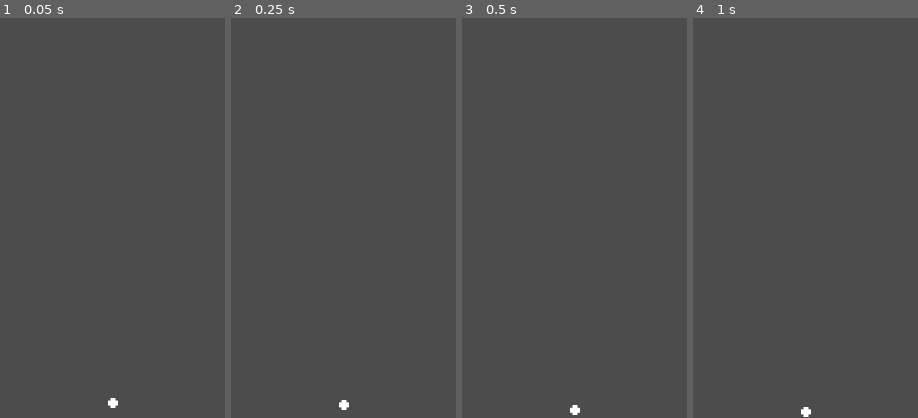
Above: before the commit, frames 1-4 (left to right).
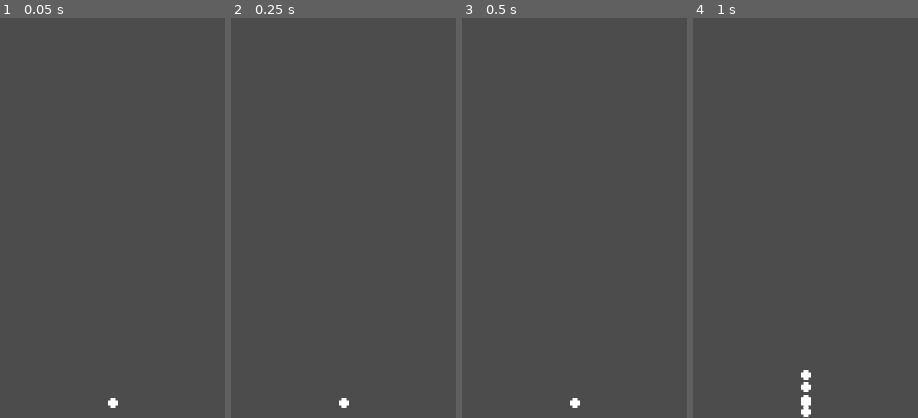
Above: after the commit, the same moments.

Repository: claucambra/BrickBuster
Game: Godot game, scene res://Board.tscn
Two runs of this game, one before a commit and one after it. Both use one fixed random seed, a clock stepped at 60 frames per second and the inputs below.
Inputs (mouse positions are % of the whole screen's width and height, from its top left):
- Up to frame 1 (0.05 s): no input
- Up to frame 2 (0.25 s): no input
- Up to frame 3 (0.5 s): no input
- Up to frame 4 (1 s): move the mouse to (72, 45) at 0.52 s; click (72, 45) at 0.6 s
The pictures show only the part of the screen within x 25-75%, y 50-100%; the shares and areas given below are measured in that part.

The runs differ from the first frame. In frame 2, less than 0.1% of the frame differs, in the area x 48-53%, y 95-98%; in frame 3, 0.1%; in frame 4, 0.3%, in the area x 48-53%, y 88-98%.
Error before the commit: Invalid call. Nonexistent function 'new' in base 'PackedScene'. (res://logic/LaunchInput.gd:40)

Commit message:
Now launches several balls

Diff:
--- a/Ball.tscn
+++ b/Ball.tscn
@@ -1,19 +1,26 @@
-[gd_scene load_steps=4 format=2]
+[gd_scene load_steps=5 format=2]
 
 [ext_resource path="res://logic/Ball.gd" type="Script" id=1]
 [ext_resource path="res://sprites/ball.png" type="Texture" id=2]
 
+[sub_resource type="PhysicsMaterial" id=3]
+friction = 0.0
+bounce = 100.0
+
 [sub_resource type="CircleShape2D" id=2]
 
-[node name="Ball" type="Node2D"]
+[node name="Ball" type="RigidBody2D"]
 position = Vector2( 360, 1256 )
+physics_material_override = SubResource( 3 )
+gravity_scale = 0.0
+linear_damp = 0.0
+angular_damp = 0.0
+script = ExtResource( 1 )
+speed = 1000
 
-[node name="RigidBody2D" type="RigidBody2D" parent="."]
-script = ExtResource( 1 )
-
-[node name="Sprite" type="Sprite" parent="RigidBody2D"]
+[node name="Sprite" type="Sprite" parent="."]
 scale = Vector2( 2, 2 )
 texture = ExtResource( 2 )
 
-[node name="CollisionShape2D" type="CollisionShape2D" parent="RigidBody2D"]
+[node name="CollisionShape2D" type="CollisionShape2D" parent="."]
 shape = SubResource( 2 )
--- a/Board.tscn
+++ b/Board.tscn
@@ -1,6 +1,5 @@
-[gd_scene load_steps=5 format=2]
+[gd_scene load_steps=4 format=2]
 
-[ext_resource path="res://Ball.tscn" type="PackedScene" id=1]
 [ext_resource path="res://logic/LaunchInput.gd" type="Script" id=2]
 
 [sub_resource type="RectangleShape2D" id=1]
@@ -37,8 +36,6 @@
 position = Vector2( -8, 640 )
 shape = SubResource( 2 )
 
-[node name="Ball" parent="." instance=ExtResource( 1 )]
-
 [node name="LaunchControl" type="Control" parent="."]
 margin_right = 720.0
 margin_bottom = 1280.0
@@ -50,3 +47,6 @@
 
 [node name="LaunchLine" type="Line2D" parent="."]
 width = 5.0
+
+[node name="LaunchTimer" type="Timer" parent="."]
+wait_time = 0.1
--- a/logic/Ball.gd
+++ b/logic/Ball.gd
@@ -7,13 +7,13 @@
 # var b = "text"
 
 var held = false
-export var speed = 1
+export var speed = 250
 
 func launch (vector):
 	apply_impulse(Vector2(0,0), vector.normalized() * speed)
 
 # Called when the node enters the scene tree for the first time.
-# func _ready():
+#func _ready():
 
 
 # Called every frame. 'delta' is the elapsed time since the previous frame.
--- a/logic/LaunchInput.gd
+++ b/logic/LaunchInput.gd
@@ -6,18 +6,28 @@
 
 var drag_enabled = false
 var firstClickPosition = Vector2(0,0)
-onready var ball = load("res://Ball.tscn")
+onready var ballScene = load("res://Ball.tscn")
+onready var ball = ballScene.instance()
 onready var line = get_node("../LaunchLine")
+onready var wait = get_node("../LaunchTimer")
 
 # Called when the node enters the scene tree for the first time.
 func _ready():
 	line.add_point(Vector2(0,0), 0)
 	line.add_point(Vector2(0,0), 1)
+	add_child(ball)
 
+func launchBalls(direction, amount):
+	for i in amount:
+		var nextBall = ballScene.instance()
+		add_child(nextBall)
+		nextBall.launch(direction)
+		wait.start()
+		yield(wait, "timeout")
 
 # Called every frame. 'delta' is the elapsed time since the previous frame.
 func _process(_delta):
-	#var ballCenter = ball.global_position
+	var ballCenter = ball.position
 	var mousePosition = get_global_mouse_position()
 	var lineDirection = firstClickPosition - mousePosition
 	lineDirection = lineDirection.normalized()
@@ -31,15 +41,12 @@
 	line.visible = false
 	if drag_enabled:
 		line.visible = true
-		#line.set_point_position(0, ballCenter)
+		line.set_point_position(0, ballCenter)
 		line.set_point_position(1, lineDirection*10000)
 
 	if Input.is_action_just_released("click"): # Defined in input map
 		drag_enabled = false
-		for i in 10:
-			var nextBall = ball.new()
-			nextBall.launch(lineDirection.normalized())
-			OS.delay_msec(10)
+		self.launchBalls(lineDirection, 10)
 
 func _draw():
 	if drag_enabled:
